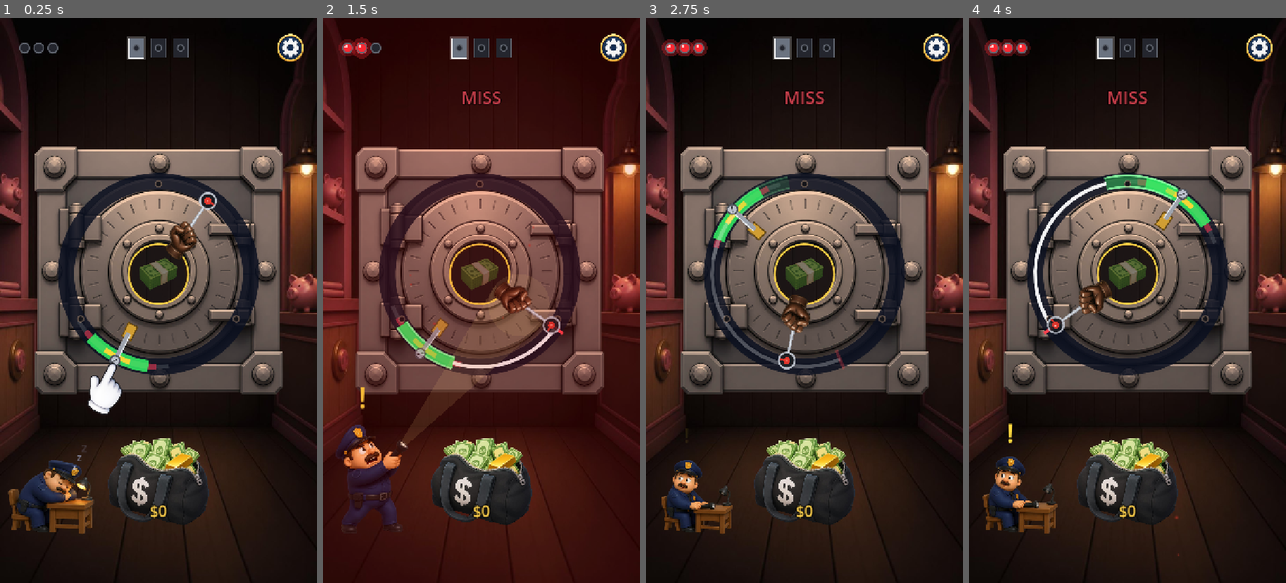
Above: before the commit, frames 1-4 (left to right).
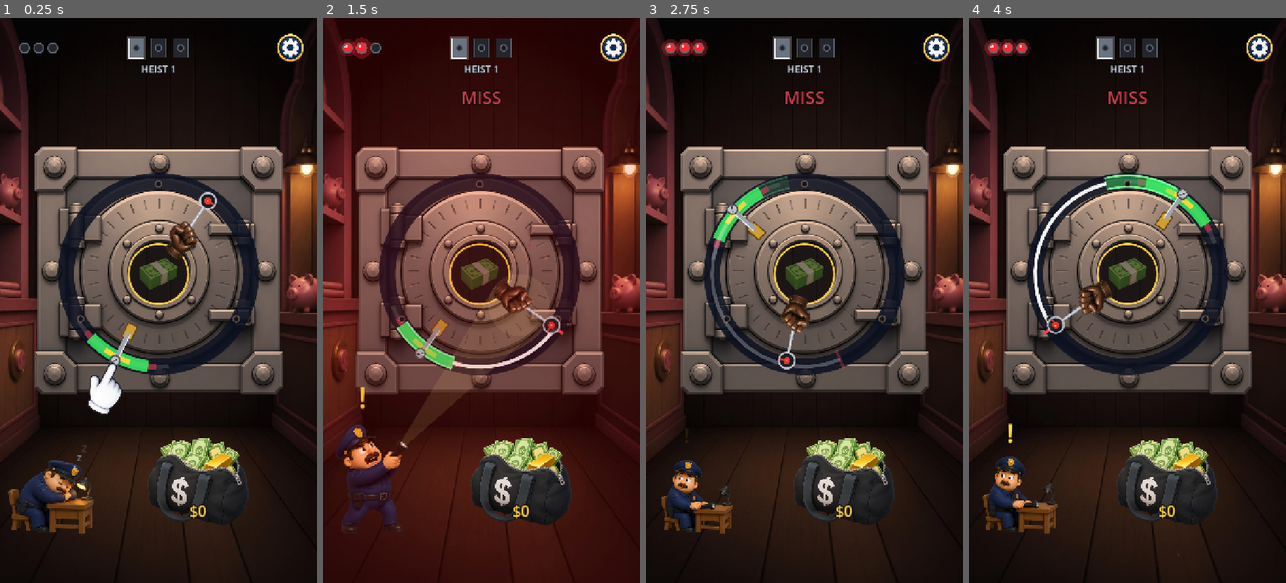
Above: after the commit, the same moments.

Repository: AvareGameStudio/loop-engine
Game: Godot game, scene res://scenes/Main.tscn
Same seed, same stepped clock (60 frames per second), same inputs: the game is played once before the commit and once after it.
Inputs (mouse positions are in pixels of both pictures, inside the frame that each line leads up to):
- Up to frame 1 (0.25 s): no input
- Up to frame 2 (1.5 s): move the mouse to (551, 272) at 0.52 s; press the mouse at (551, 272) at 0.53 s; move the mouse to (418, 328) at 1.27 s; release the mouse at (418, 328) at 1.28 s; click (418, 328) at 1.35 s
- Up to frame 3 (2.75 s): move the mouse to (836, 176) at 2.02 s; press the mouse at (836, 176) at 2.03 s
- Up to frame 4 (4 s): move the mouse to (1111, 413) at 2.77 s; release the mouse at (1111, 413) at 2.78 s; click (1111, 413) at 2.85 s; move the mouse to (1222, 385) at 3.52 s; press the mouse at (1222, 385) at 3.53 s

The runs differ from the first frame. In frame 1, 3.7% of the frame differs, in the area x 34-79%, y 8-90%; in frame 2, 4.8%; in frame 3, 3.7%; in frame 4, 3.7%.

Commit message:
Economy pass: price ladders, glove prices, clearer green-zone upgrade, heist counter
- Hideout: $2k for the first bought slot, x1.55 per slot (shelf full ~heist 50)
- Gloves $800 / 1.5k / 2.5k / 4k / 6k (were $150-400)
- Wide Gate -> "Bigger Green Zone": fixed $1.5k x2/level, effect shown as
  "+11% wider green zone, now +11%", level in the row; Crew $2.5k x1.7, level shown
- Crew steals half a heist per hour (was one): a night = ~4 heists, 8 with the ad
- No "!" badge on the bag (read as a button mid-heist)
- HUD "HEIST 15" under the pips; card shows next city and heists to go
- Bag moved right so it clears the guard
- tools/economy/econ_model.py: income vs sinks model behind the numbers

Co-Authored-By: Claude Opus 5.5 <noreply@anthropic.com>

Diff:
--- a/scenes/UIManager.tscn
+++ b/scenes/UIManager.tscn
@@ -102,9 +102,9 @@
 anchor_top = 1.0
 anchor_right = 0.5
 anchor_bottom = 1.0
-offset_left = -140.0
+offset_left = -50.0
 offset_top = -330.0
-offset_right = 140.0
+offset_right = 230.0
 offset_bottom = -130.0
 grow_horizontal = 2
 grow_vertical = 0
--- a/scripts/autoload/GameState.gd
+++ b/scripts/autoload/GameState.gd
@@ -384,16 +384,18 @@
 
 # --- Hideout shop: the cash sink ------------------------------------------------
 ## The next item can always be bought outright; every few heists one still drops free.
-## Prices climb x1.55 per shelf slot (slot 3 ~ $1.5k, slot 11 ~ $50k), and every owned item
-## adds LOOT_BONUS_STEP to all cash (12 items = +24%).
-const LOOT_PRICE_BASE: float = 400.0
-const LOOT_PRICE_GROWTH: float = 1.6
+## The first bought slot (3) costs $2k, then x1.55 per slot (slot 11 ~ $66k); every owned
+## item adds LOOT_BONUS_STEP to all cash (12 items = +24%). Economy model (tools/economy/
+## econ_model.py): an item every 2-5 heists, shelf full around heist 50. The old 400 x 1.6^slot let a
+## saved-up player buy five items in three seconds.
+const LOOT_PRICE_BASE: float = 2000.0
+const LOOT_PRICE_GROWTH: float = 1.55
 const LOOT_BONUS_STEP: float = 0.02
 var loot_bought: int = 0
 
 
 static func loot_price(slot: int) -> int:
-	return int(round(LOOT_PRICE_BASE * pow(LOOT_PRICE_GROWTH, slot) / 50.0)) * 50
+	return int(round(LOOT_PRICE_BASE * pow(LOOT_PRICE_GROWTH, slot - LOOT_FREE) / 50.0)) * 50
 
 
 func next_loot_price() -> int:
@@ -695,8 +697,10 @@
 const GLOVE_IDS: PackedStringArray = [
 	"leather", "latex", "gold", "neon", "skeleton", "crimson", "ice", "royal",
 ]
+## Staggered so one glove is the next goal every few heists from heist 3 to ~18
+## (a heist pays ~$600 at heist 5, ~$2.5k at heist 18). Skeleton and royal are drops only.
 const GLOVE_COST := {
-	"leather": 0, "latex": 150, "gold": 400, "neon": 350, "crimson": 280, "ice": 320,
+	"leather": 0, "latex": 800, "crimson": 1500, "ice": 2500, "neon": 4000, "gold": 6000,
 }
 const GLOVE_COLOR := {
 	"leather": Color(0.42, 0.24, 0.12, 1.0),
--- a/scripts/meta/MetaUpgrade.gd
+++ b/scripts/meta/MetaUpgrade.gd
@@ -1,9 +1,10 @@
 class_name MetaUpgrade
 extends Node
-## Market upgrades. The Crew steals while the app is closed: about one heist's door payout
+## Market upgrades. The Crew steals while the app is closed: half a heist's door payout
 ## per hour (x1.25 per level), up to 8 h, collected on the Welcome Back screen (2x with an ad).
+## A night away is ~4 heists of cash (8 with the ad): a welcome gift, not a shortcut.
 ## v1 paid $0.67/s into a hidden card button and nobody found it.
-## Wide Gate adds degrees to the green Good arc. The market sells both, in cash.
+## Bigger Green Zone (id "gloves", ex Wide Gate) adds degrees to the green Good arc. The market sells both, in cash.
 ## Levels persist in GameState; economy math is static so UI can call it without a node.
 
 ## Hours of theft the Crew banks at most; a night's sleep, so the morning open pays.
@@ -11,10 +12,10 @@
 ## Shorter absences pay nothing: no popup for a quick app switch.
 const OFFLINE_MIN_SECONDS: int = 120
 
-## `id` values are save keys. UI names live in translations (Crew / Wide Gate).
+## `id` values are save keys. UI names live in translations (Crew / Bigger Green Zone).
 const CATALOG := [
-	{"id": "crew", "base_cost": 120, "growth": 1.5, "effect_pct": 25},
-	{"id": "gloves", "base_cost": 80, "growth": 1.4, "effect_pct": 12},
+	{"id": "crew", "base_cost": 2500, "growth": 1.7, "effect_pct": 25},
+	{"id": "gloves", "base_cost": 1500, "growth": 2.0, "effect_pct": 12},
 ]
 
 ## Wide Gate: the green Good arc grows this many degrees per purchased level.
@@ -72,13 +73,11 @@
 	return 1
 
 
-## Priced off one heist's door payout (3 x (40 + 12 x door)), so an upgrade always costs about
-## a heist and a half of loot: $80 flat was pocket change by heist 15 ($144k banked, unbought).
+## Fixed price ladders ($1.5k, 3k, 6k, 12k for Wide Gate; $2.5k x1.7 for the Crew).
+## Pricing off the current heist made every upgrade "1.5 heists" forever, so nothing was a goal.
 static func cost(id: String) -> int:
 	var item: Dictionary = entry(id)
-	var heist_pay: float = 3.0 * (40.0 + 12.0 * float(GameState.current_stage))
-	var base: float = maxf(float(item.base_cost), heist_pay * 1.5)
-	return int(round(base * pow(float(item.growth), level(id) - 1) / 10.0)) * 10
+	return int(round(float(item.base_cost) * pow(float(item.growth), level(id) - 1) / 50.0)) * 50
 
 
 static func at_cap(id: String) -> bool:
@@ -136,6 +135,14 @@
 	return 1.0
 
 
-## One door's base payout x3 (a heist) at the current door, x1.25 per Crew level.
+## Half a heist's door payout per hour at the current door, x1.25 per Crew level.
+const CREW_HEISTS_PER_HOUR: float = 0.5
+
+
 static func hourly_rate() -> float:
-	return 3.0 * (40.0 + 12.0 * float(GameState.current_stage)) * bonus("crew")
+	return CREW_HEISTS_PER_HOUR * 3.0 * (40.0 + 12.0 * float(GameState.current_stage)) * bonus("crew")
+
+
+## How much wider the green gate gets per Wide Gate level, as % of today's gate.
+static func gate_step_pct() -> int:
+	return roundi(GLOVES_DEG / GameState.base_good_deg(GameState.current_stage) * 100.0)
--- a/scripts/ui/LootBag.gd
+++ b/scripts/ui/LootBag.gd
@@ -2,8 +2,8 @@
 extends Control
 ## The thief's duffel bag at the bottom of the screen. Cash is shown as a number
 ## on the bag and as a gold fill inside it; loot "lands" here with a bounce.
-## Fill is relative to the next hideout item, so a full bag means "go spend"; once it is
-## affordable a gold "!" badge hops on the bag's corner (the HUD has no buttons in play).
+## Fill is relative to the next hideout item, so a full bag means "go spend". No badge:
+## a "!" on the bag read as a button mid-heist and cost a tap; the card's BUY button says it.
 
 const LEATHER := Color(0.16, 0.12, 0.1, 1.0)
 const LEATHER_HI := Color(0.26, 0.2, 0.16, 1.0)
@@ -20,8 +20,6 @@
 var _count_tween: Tween
 var _bounce_tween: Tween
 var _fill_tween: Tween
-var _t: float = 0.0
-var _badge: bool = false
 
 
 func _ready() -> void:
@@ -31,36 +29,7 @@
 		pivot_offset = size * 0.5
 		queue_redraw()
 	)
-	EventBus.cash_changed.connect(func(_a: int, _d: int) -> void: _refresh_badge())
-	EventBus.loot_unlocked.connect(func(_id: String) -> void: _refresh_badge())
-	_refresh_badge()
 	queue_redraw()
-
-
-func _refresh_badge() -> void:
-	_badge = GameState.can_buy_loot()
-	set_process(_badge)
-	queue_redraw()
-
-
-func _process(delta: float) -> void:
-	_t += delta / maxf(Engine.time_scale, 0.001)
-	queue_redraw()
-
-
-## Gold coin with "!" on the top-right corner, hopping 3 times then resting, every 2 s.
-func _draw_badge() -> void:
-	var phase: float = fmod(_t, 2.0)
-	var hop: float = absf(sin(phase * PI * 3.0)) * 10.0 if phase < 1.0 else 0.0
-	var r: float = 24.0
-	var c := Vector2(size.x * 0.5 + size.y * 0.42, size.y * 0.16 - hop)
-	draw_circle(c + Vector2(0, 3), r, Color(0, 0, 0, 0.35))
-	draw_circle(c, r, GOLD)
-	draw_arc(c, r, 0.0, TAU, 32, Color(0.45, 0.28, 0.05, 1.0), 3.0, true)
-	var font: Font = get_theme_default_font()
-	var fs: int = 36
-	var w: float = font.get_string_size("!", HORIZONTAL_ALIGNMENT_LEFT, -1, fs).x
-	draw_string(font, c + Vector2(-w * 0.5, fs * 0.36), "!", HORIZONTAL_ALIGNMENT_LEFT, -1, fs, Color(0.3, 0.12, 0.02, 1.0))
 
 
 func _notification(what: int) -> void:
@@ -117,8 +86,6 @@
 func _draw() -> void:
 	if _art:
 		_draw_art()
-		if _badge:
-			_draw_badge()
 		return
 	var w: float = size.x
 	var h: float = size.y
@@ -149,8 +116,6 @@
 	var baseline: float = body.position.y + body.size.y * 0.66 + font.get_ascent(font_size) * 0.35
 	draw_string_outline(font, Vector2(w * 0.5 - text_w * 0.5, baseline), text, HORIZONTAL_ALIGNMENT_LEFT, -1, font_size, 6, Color(0.05, 0.04, 0.03, 1.0))
 	draw_string(font, Vector2(w * 0.5 - text_w * 0.5, baseline), text, HORIZONTAL_ALIGNMENT_LEFT, -1, font_size, GOLD)
-	if _badge:
-		_draw_badge()
 
 
 ## Painted bag fitted to the control height; the cash number sits on its lower half.
--- a/scripts/ui/MarketPopup.gd
+++ b/scripts/ui/MarketPopup.gd
@@ -1,6 +1,6 @@
 class_name MarketPopup
 extends CanvasLayer
-## Spend cash on the Crew, Wide Gate and glove skins; a big button leads to the hideout shop. Pauses an active vault while
+## Spend cash on the Crew, Bigger Green Zone and glove skins; a big button leads to the hideout shop. Pauses an active vault while
 ## open; between vaults the tree keeps going, so affordability updates live.
 
 @onready var root: Control = $Root
@@ -171,6 +171,10 @@
 		(row.effect as Label).text = tr("MARKET_%s_EFFECT" % key)
 		if id == "crew":
 			(row.effect as Label).text = tr("MARKET_CREW_EFFECT") % [int(MetaUpgrade.hourly_rate()), int(MetaUpgrade.OFFLINE_CAP_HOURS)]
+		elif id == "gloves":
+			var pct: int = MetaUpgrade.gate_step_pct()
+			(row.effect as Label).text = tr("MARKET_GLOVES_EFFECT") % [pct, pct * (MetaUpgrade.level(id) - 1)]
+		(row.name as Label).text += "  ·  " + tr("MARKET_LEVEL") % MetaUpgrade.level(id)
 		var buy: Button = row.buy
 		if MetaUpgrade.at_cap(id):
 			buy.text = tr("MARKET_MAX")
--- a/scripts/ui/UIManager.gd
+++ b/scripts/ui/UIManager.gd
@@ -49,6 +49,10 @@
 ## Market button breathes while an upgrade is affordable.
 var _market_pulse: Tween
 var _bonus_label: Label
+## "HEIST 15" under the door pips: play data said nobody knew which heist they were on.
+var _heist_label: Label
+## "Next city: Casino Vault · in 3 heists" under the card's city strip.
+var _city_label: Label
 
 
 func _ready() -> void:
@@ -120,11 +124,55 @@
 ## so refreshing on session_changed would wipe the gold pop of the last door.
 ## Doors already cracked this heist sit gold; a bust retries the current door.
 func _refresh_pips() -> void:
+	_ensure_heist_label()
 	if GameState.daily_active:
 		pips.set_state(0, 1, true)
+		_heist_label.text = tr("CARD_DAILY")
+		_heist_label.add_theme_color_override("font_color", GRADE_COLORS.perfect)
 		return
 	var stage: int = GameState.current_stage
 	pips.set_state(GameState.door_in_heist(stage), GameState.DOORS_PER_HEIST, GameState.is_golden(stage))
+	_heist_label.text = tr("HUD_HEIST") % GameState.heist_for(stage)
+	_heist_label.add_theme_color_override("font_color", GRADE_COLORS.perfect if GameState.is_golden(stage) else Color(1, 1, 1, 0.9))
+
+
+func _ensure_heist_label() -> void:
+	if _heist_label:
+		return
+	_heist_label = Label.new()
+	_heist_label.mouse_filter = Control.MOUSE_FILTER_IGNORE
+	_heist_label.horizontal_alignment = HORIZONTAL_ALIGNMENT_CENTER
+	_heist_label.add_theme_font_size_override("font_size", 22)
+	_heist_label.add_theme_constant_override("outline_size", 8)
+	_heist_label.add_theme_color_override("font_outline_color", Color(0.04, 0.05, 0.1, 1))
+	pips.get_parent().add_child(_heist_label)
+	_heist_label.anchor_left = 0.5
+	_heist_label.anchor_right = 0.5
+	_heist_label.offset_left = -160.0
+	_heist_label.offset_right = 160.0
+	_heist_label.offset_top = pips.offset_bottom + 2.0
+	_heist_label.offset_bottom = pips.offset_bottom + 34.0
+
+
+## Cities change at fixed doors (VAULT_TYPE_BY_STAGE); say where and how far the next one is.
+func _render_next_city() -> void:
+	if _city_label == null:
+		_city_label = Label.new()
+		_city_label.horizontal_alignment = HORIZONTAL_ALIGNMENT_CENTER
+		_city_label.add_theme_font_size_override("font_size", 16)
+		_city_label.add_theme_color_override("font_color", Color(0.75, 0.9, 1.0, 1.0))
+		card_city.get_parent().add_child(_city_label)
+		card_city.get_parent().move_child(_city_label, card_city.get_index() + 1)
+	var next_door: int = GameState.current_stage
+	var best: int = 0
+	for key in GameState.VAULT_TYPE_BY_STAGE.keys():
+		if int(key) > next_door and (best == 0 or int(key) < best):
+			best = int(key)
+	_city_label.visible = best > 0
+	if best > 0:
+		var heists: int = maxi(GameState.heist_for(best) - GameState.heist_for(next_door), 1)
+		var city: String = tr("VAULT_" + String(GameState.VAULT_TYPE_BY_STAGE[best]).to_upper())
+		_city_label.text = tr("CARD_NEXT_CITY") % [city, heists]
 
 
 func _on_tap(result: Dictionary) -> void:
@@ -273,6 +321,7 @@
 		primary_btn.text = tr("CARD_RETRY")
 	card_loot.visible = int(_run_end_stats.get("cash", 0)) > 0
 	_render_bonus_line()
+	_render_next_city()
 	x3_btn.text = tr(_x3_key)
 	daily_btn.text = tr("CARD_DAILY")
 	daily_btn.visible = GameState.daily_available()
--- a/translations/strings.csv
+++ b/translations/strings.csv
@@ -7,6 +7,8 @@
 HUD_MARKET_COUNT,Market (%d),Pazar (%d)
 HUD_MARKET_NEW,NEW! Market,YENİ! Pazar
 HUD_HIDEOUT,Hideout,Saklanma Evi
+HUD_HEIST,HEIST %d,SOYGUN %d
+CARD_NEXT_CITY,Next city: %s  ·  in %d heists,Sonraki şehir: %s  ·  %d soygun sonra
 CARD_BUY,BUY: %s  $%d  (+%d%% cash),AL: %s  $%d  (+%%%d para)
 CARD_LOOT_BONUS,+$%d hideout bonus (+%d%%),+$%d saklanma evi bonusu (+%%%d)
 HUD_CREW_NEW,NEW! Hire a crew,YENİ! Ekip kur
@@ -68,8 +70,8 @@
 MARKET_HIDEOUT,Hideout  ·  %d / %d loot items,Saklanma evi  ·  %d / %d ganimet
 MARKET_LEVEL,Lv %d,Sv %d
 MARKET_COST,$%d,$%d
-MARKET_GLOVES_NAME,Wide Gate,Geniş Kapı
-MARKET_GLOVES_EFFECT,Widens the green gate. You see the upgrade before you buy it.,Yeşil kapıyı genişletir. Aldığın şeyi kapıda görürsün.
+MARKET_GLOVES_NAME,Bigger Green Zone,Büyük Yeşil Alan
+MARKET_GLOVES_EFFECT,"The green zone on the dial gets +%d%% wider: easier hits, fewer misses. Now: +%d%%","Kadrandaki yeşil vuruş alanı +%%%d büyür: daha kolay isabet, daha az ıska. Şu an: +%%%d"
 MARKET_MAX,MAX,MAX
 MARKET_GLOVE_EFFECT,The hands on the dial. Pure swagger.,Kadranı tutan eller. Sadece hava.
 MARKET_SKIN_STEEL,Steel Dial,Çelik Kadran
Not shown, changed: README.md
Not shown, added: tools/economy/econ_model.py
